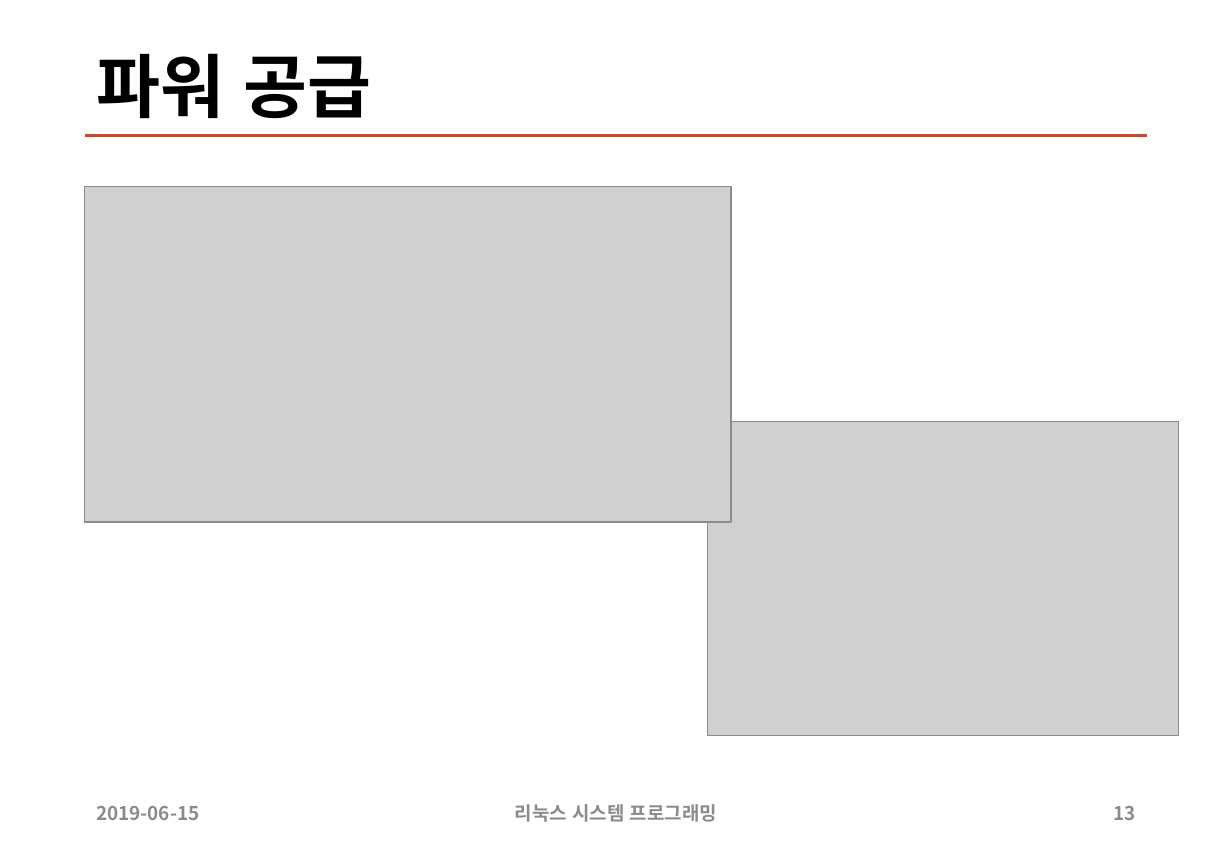
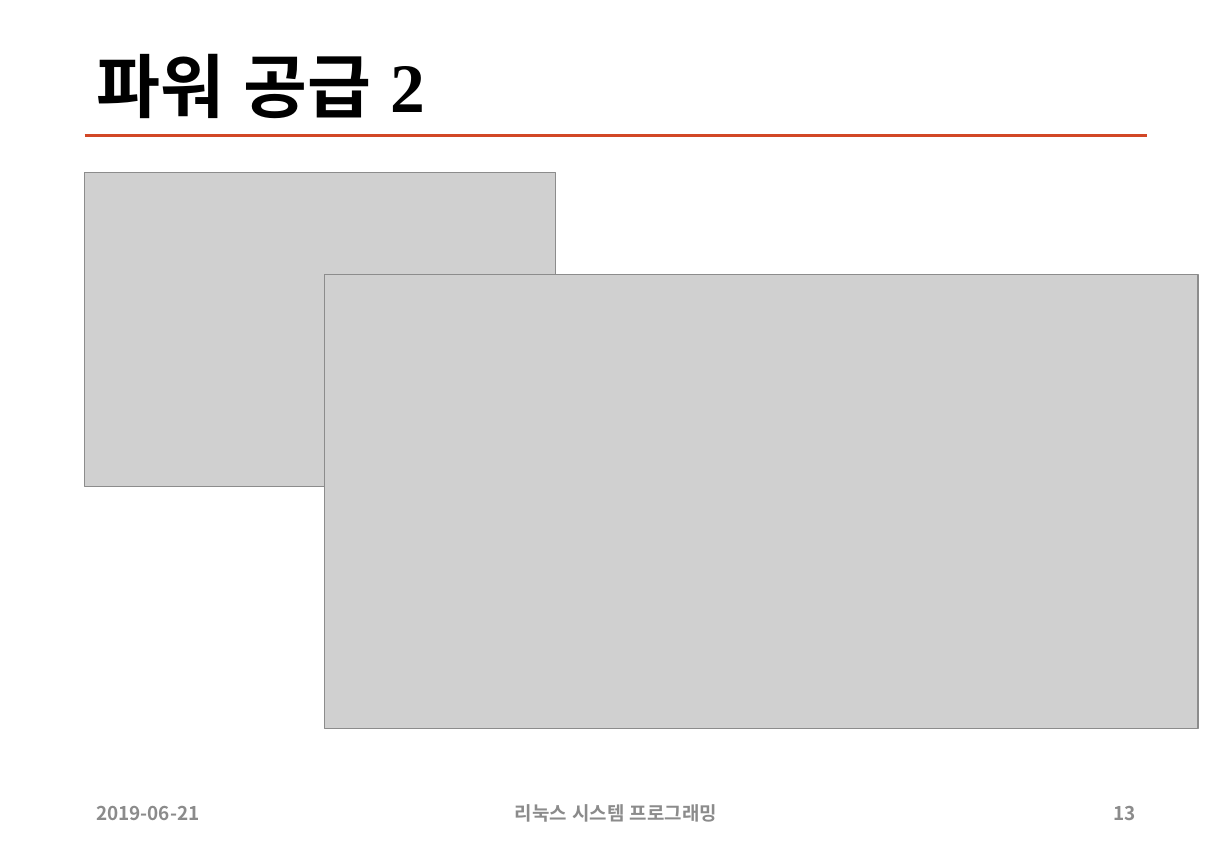
Before and after one commit to sunabove/autopilot_doc, a slide deck: slide 13 of 110 매뉴얼/190609 나비오 드론 제작 매뉴얼 V1.1.pptx. Drawn at 1232x853 pixels with LibreOffice and Linux fonts; fonts in the diff are those of the drawing; grey boxes stand for pictures. Boxes give left, top, right and bottom in pixels: in the first picture for what was removed or moved away, otherwise in the second. Text is boxed around its words. In the diff, an @@ line names an element or a change of style, - is before the commit and + after.

```diff
--- a/110 매뉴얼/190609 나비오 드론 제작 매뉴얼 V1.1.pptx
+++ b/110 매뉴얼/190609 나비오 드론 제작 매뉴얼 V1.1.pptx
@@ title at [96, 53, 426, 119]: text changed @@
-파워 공급
+파워 공급 2
@@ picture: place and size @@
-picture at [708, 422, 1179, 736]
+picture at [84, 172, 555, 486]
@@ picture: place and size @@
-picture at [84, 187, 730, 522]
+picture at [325, 275, 1199, 729]
@@ text at [96, 806, 199, 820]: text changed @@
-2019-06-15
+2019-06-21
```
Also in this commit, not shown: 29 other slides changed.
